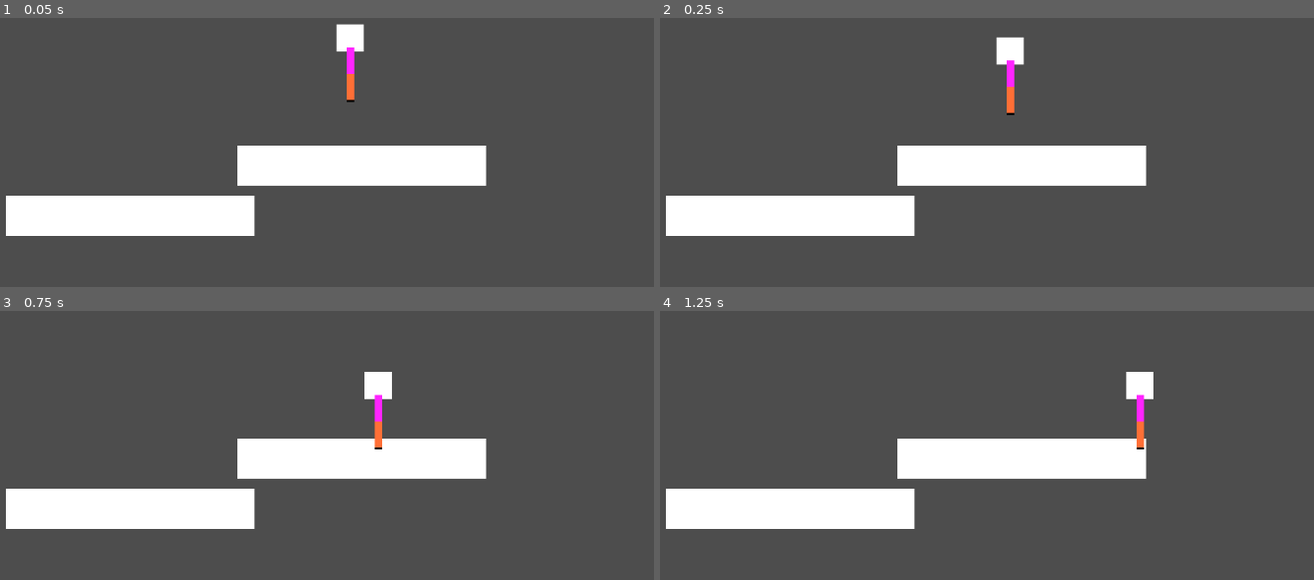
Above: before the commit, frames 1-4 (two rows, left to right).
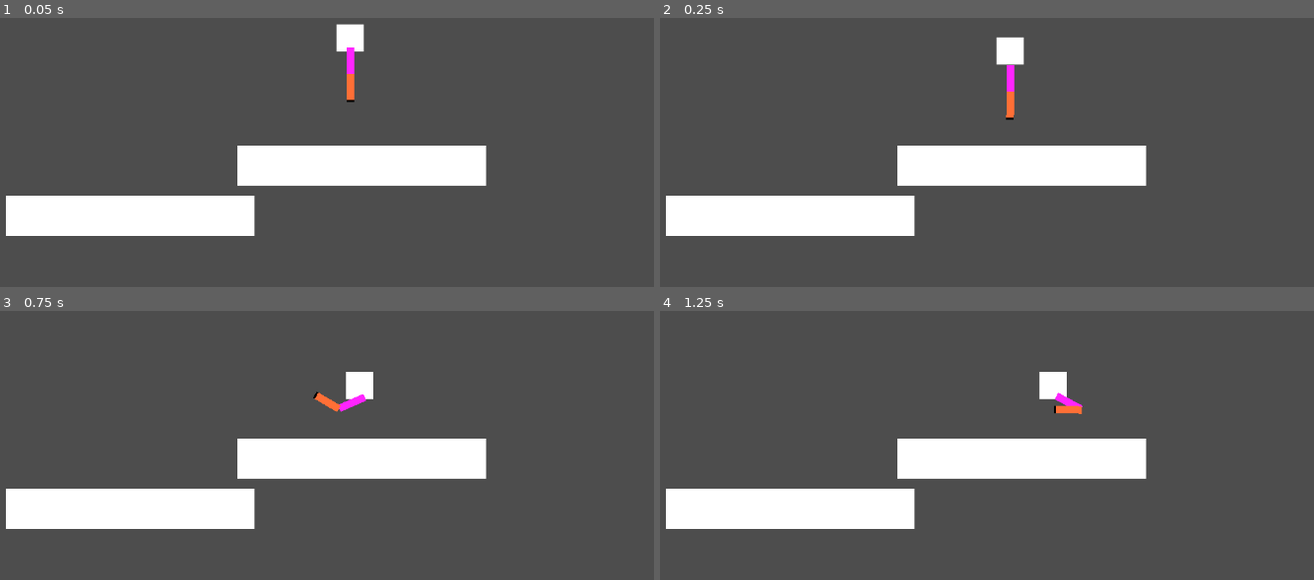
Above: after the commit, the same moments.

Repository: Quacken8/ProceduralExperiment
Game: Godot game, scene res://Main.tscn
Two runs of this game, one before a commit and one after it. Both use one fixed random seed, a clock stepped at 60 frames per second and the inputs below.
Inputs (mouse positions are in pixels of both pictures, inside the frame that each line leads up to):
- Up to frame 1 (0.05 s): no input
- Up to frame 2 (0.25 s): no input
- Up to frame 3 (0.75 s): move the mouse to (523, 337) at 0.52 s; hold Right (ui_right) from 0.53 s (still down)
- Up to frame 4 (1.25 s): keep holding Right (ui_right)

Frame 1 is identical in both runs. In frame 2, less than 0.1% of the frame differs, in the area x 52-55%, y 15-38%; in frame 3, 1.0%; in frame 4, 1.3%, in the area x 57-76%, y 22-52%.
Error after the commit: Invalid access to property or key 'global_postion' on a base object of type 'PinJoint2D'. (res://Character.gd:48)

Commit message:
hands and legs everyone

Diff:
--- a/Character.gd
+++ b/Character.gd
@@ -3,32 +3,31 @@
 @onready var collisionMask = self.collision_mask
 var mousePosition = Vector2.ZERO
 var toMouse = Vector2.ZERO
-const MAXSPEED = 300.0
+const MAXSPEED = 100.0
 const TURNING_WEIGHT = 0.2
 const CLOSEST_APPROACH_SQUARED = 10
 const MAX_CHECK_ANGLE = PI/4
 const GRAVITY = 10
-const SOD = preload("res://SecondOrderDynamics.gd")
-var DynamicsHandler : SOD
-@export_range(-1,2) var f:float = 2
-@export_range(-1,2) var z:float = 2
-@export_range(-1,2) var r:float = 0
 
 @onready var hipNode = get_node("HipJoint")
 @onready var footNode = get_node("UpperLeg/LowerLeg/Foot")
 @onready var legVector = hipNode.global_position - footNode.global_position
 @onready var LEG_LENGTH = legVector.length()
 
+const SOD = preload("res://SecondOrderDynamics.gd")
+var DynamicsHandler : SOD
+@export_range(-1,2) var f:float = 2
+@export_range(-1,2) var z:float = 2
+@export_range(-1,2) var r:float = 0
+@onready var parentNode = get_parent()
+const ROTATION_SPEED = 2.2
 
 func _ready():
 	DynamicsHandler = SOD.new(f, z, r, global_position)
 
+
 func _physics_process(delta):
-
-	#mousePosition = get_global_mouse_position()
-	#global_position = DynamicsHandler.UpdateViaSOD(delta, mousePosition)
-
-	#var space_state = get_world_2d().direct_space_state
+	#body movement
 	var leftPressed = int(Input.is_action_pressed("ui_left"))
 	var rightPressed= int(Input.is_action_pressed("ui_right"))
 	var onFloor = int(is_on_floor())
@@ -36,6 +35,20 @@
 	if not onFloor:
 		velocity.y += GRAVITY
 	move_and_slide()
+
+	var shouldStep = checkForStep()
+	if shouldStep != 0:
+		takeStep(shouldStep)
+
+func takeStep(shouldStep: int):
+	footNode.global_position = Vector2.DOWN.rotated(MAX_CHECK_ANGLE*shouldStep)
+
+func checkForStep():
+	# returns 0 if u dont have to step, 1 if u need to step left, -1 if u need to step right
+	var hipToFoot = hipNode.global_postion - footNode.global_position
+	if abs(hipToFoot.angle + PI) < MAX_CHECK_ANGLE:
+		return 0
+	return sign(hipToFoot.angle + PI)
 
 func checkForGround(space_state, check_angle):
 	var hipPosition = hipNode.global_position
--- a/Character.tscn
+++ b/Character.tscn
@@ -34,9 +34,11 @@
 node_a = NodePath("../UpperLeg")
 node_b = NodePath("../UpperLeg/LowerLeg")
 
-[node name="UpperLeg" type="CharacterBody2D" parent="."]
+[node name="UpperLeg" type="RigidBody2D" parent="."]
 position = Vector2(0, -6)
 collision_layer = 2
+mass = 3.34
+angular_damp = 4.114
 script = ExtResource("2_j0phn")
 metadata/_edit_group_ = true
 
@@ -51,9 +53,11 @@
 position = Vector2(0.5, 40.5)
 shape = SubResource("RectangleShape2D_4f0pw")
 
-[node name="LowerLeg" type="CharacterBody2D" parent="UpperLeg"]
+[node name="LowerLeg" type="RigidBody2D" parent="UpperLeg"]
 position = Vector2(0, 39)
 collision_layer = 2
+mass = 10.0
+angular_damp = 4.081
 metadata/_edit_group_ = true
 
 [node name="ColorRect" type="ColorRect" parent="UpperLeg/LowerLeg"]
--- a/UpperLeg.gd
+++ b/UpperLeg.gd
@@ -1,10 +1,6 @@
-extends CharacterBody2D
+extends RigidBody2D
 
 
-const ROTATION_SPEED = 2.2
+func _process(delta):
 
-func _process(delta):
-	#var leftPressed = int(Input.is_action_pressed("ui_left"))
-	#var rightPressed = int(Input.is_action_pressed("ui_right"))
-	#rotate(ROTATION_SPEED*delta*(leftPressed-rightPressed))
 	pass
